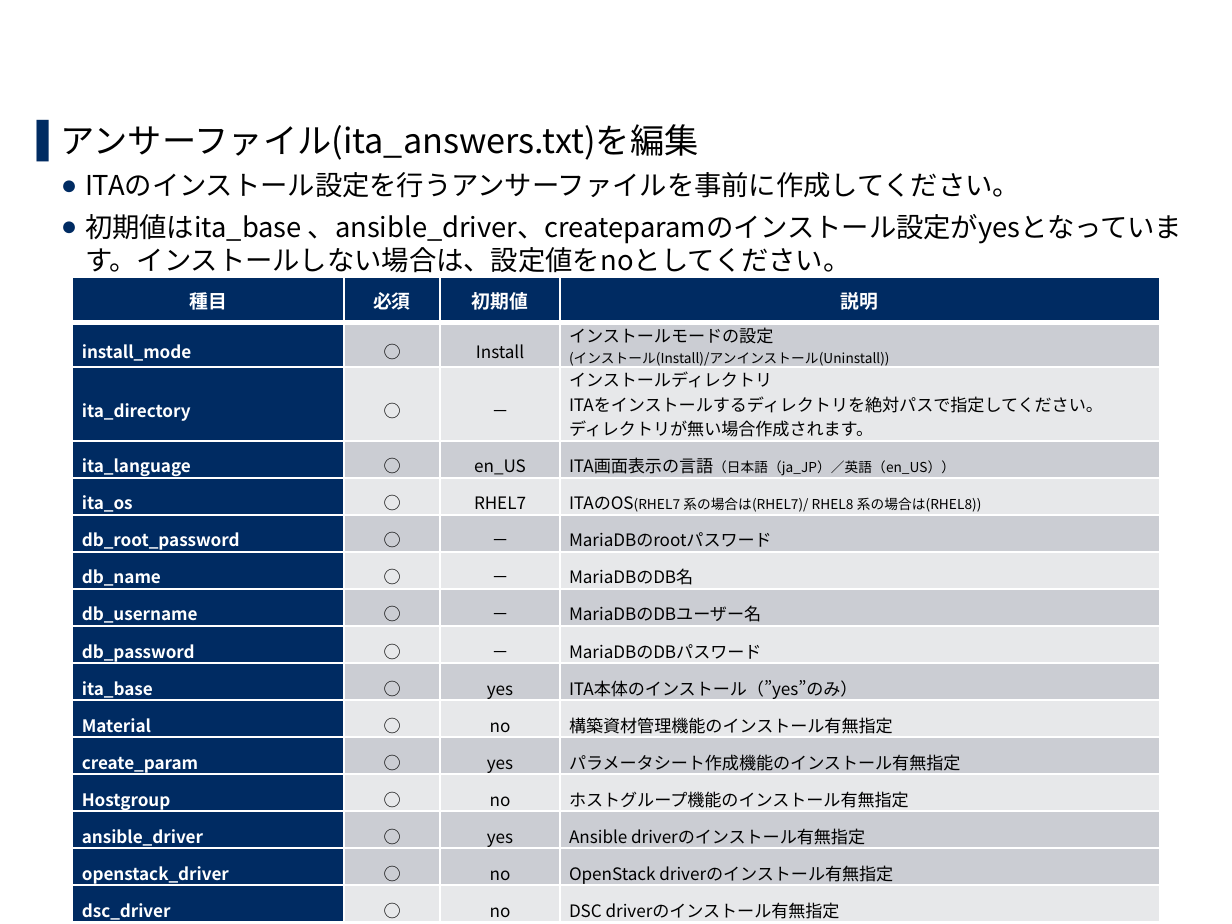
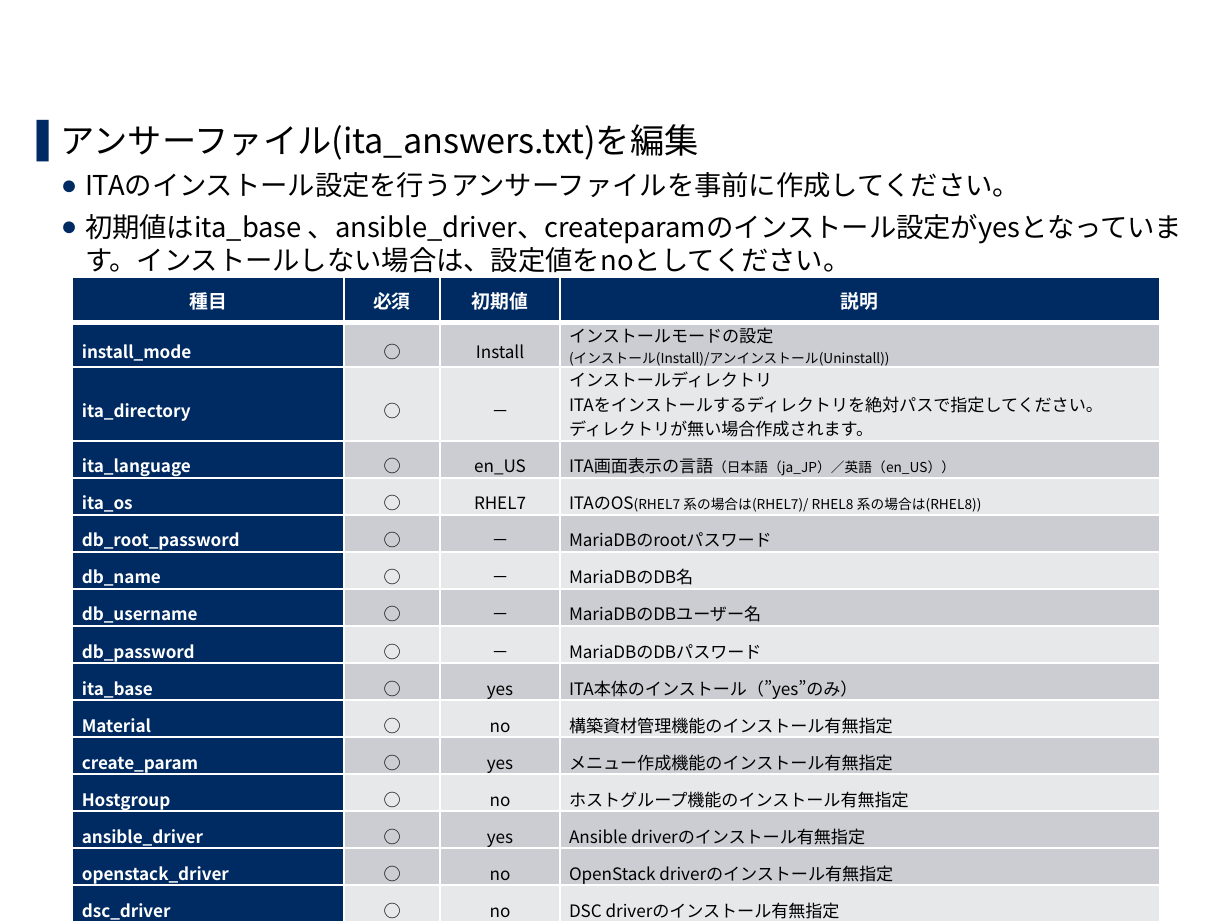
Before and after one commit to exastro-suite/it-automation-docs, a slide deck: slide 17 of asset/Learn_ja/ITA-offline-install_ja.pptx. Drawn at 1232x924 pixels with LibreOffice and Linux fonts; fonts in the diff are those of the drawing; background and template pictures are left out. Boxes give left, top, right and bottom in pixels: in the first picture for what was removed or moved away, otherwise in the second. Text is boxed around its words. In the diff, an @@ line names an element or a change of style, - is before the commit and + after.

```diff
--- a/asset/Learn_ja/ITA-offline-install_ja.pptx
+++ b/asset/Learn_ja/ITA-offline-install_ja.pptx
@@ table at <box>73,277,1159,924</box> @@
-row 12, column 4: パラメータシート作成機能のインストール有無指定
+row 12, column 4: メニュー作成機能のインストール有無指定
```
Also in this commit, not shown: 2 other slides changed.
